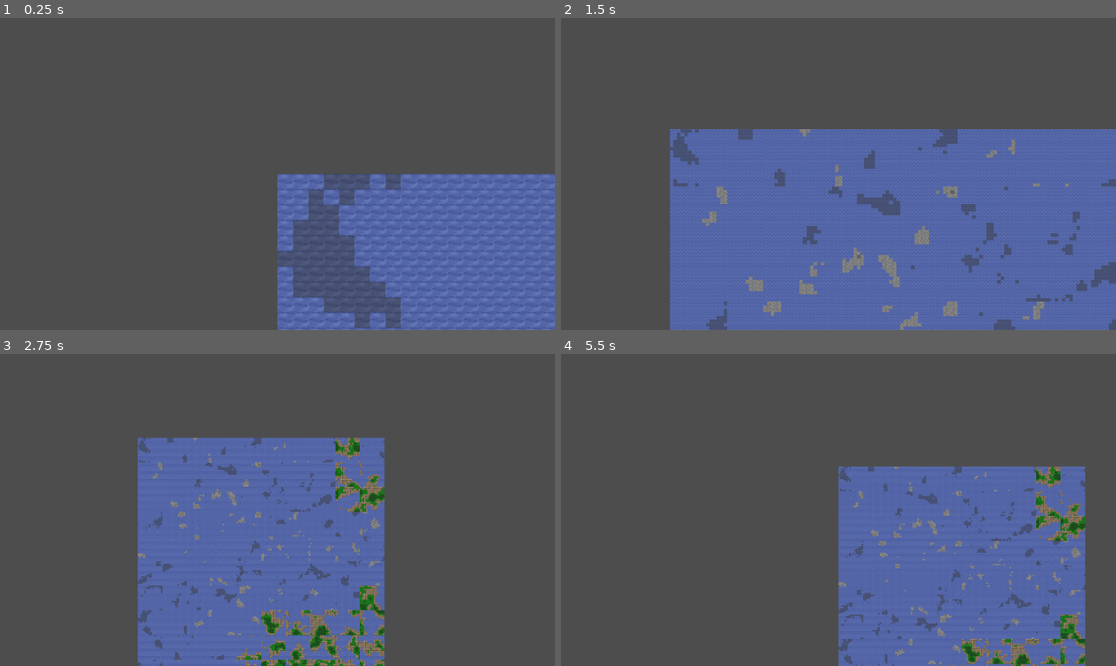
Above: before the commit, frames 1-4 (two rows, left to right).
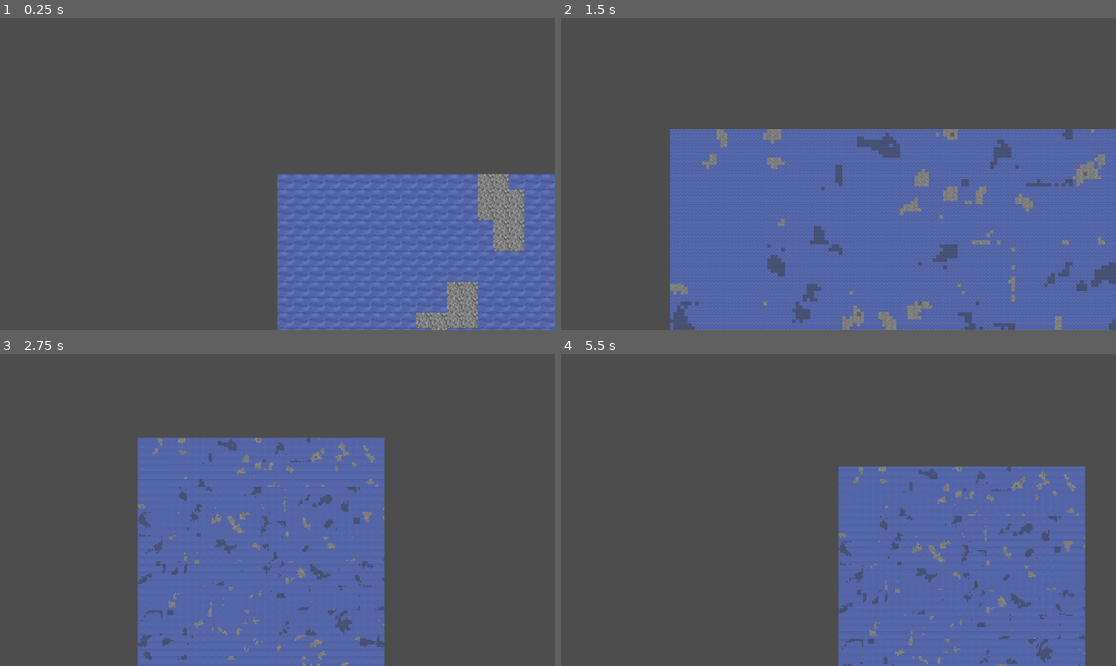
Above: after the commit, the same moments.

Repository: KN-Neuron/Neurogaming-wdrozenie-2026
Game: Godot game, scene res://World/Terrain/TerrainGenerator.tscn
Two runs of this game, one before a commit and one after it. Both use one fixed random seed, a clock stepped at 60 frames per second and the inputs below. The project has no main scene, so this scene is started directly.
Inputs:
- Up to frame 1 (0.25 s): no input
- Up to frame 2 (1.5 s): tap Enter at 0.5 s; hold Right (ui_right) 0.53-1.28 s; hold E 0.53-1.28 s; hold Down (ui_down) from 1.28 s (still down); tap Q at 1.35 s
- Up to frame 3 (2.75 s): release Down (ui_down) at 2.03 s; hold Right (ui_right) from 2.03 s (still down); hold E from 2.03 s (still down)
- Up to frame 4 (5.5 s): release Right (ui_right) at 2.78 s; release E at 2.78 s; hold Up (ui_up) 2.78-3.53 s; tap Q at 2.85, 4.35 s; hold E 3.53-4.28 s; hold Left (ui_left) 3.53-5.03 s; hold Down (ui_down) from 5.03 s (still down); hold E from 5.03 s (still down)

The runs differ from the first frame. In frame 1, 8.0% of the frame differs, in the area x 49-95%, y 49-100%; in frame 2, 7.5%; in frame 3, 7.0%; in frame 4, 5.5%.

Commit message:
Refactor terrain generation logic to improve noise handling and add rock chunk scene support

Diff:
--- a/neuroship/World/Terrain/terrain_generator.gd
+++ b/neuroship/World/Terrain/terrain_generator.gd
@@ -2,20 +2,20 @@
 
 @export var chunk_size_pixels: Vector2 = Vector2(512, 512)
 
-# number of chunks in x and y direction
 @export var grid_width: int = 10
 @export var grid_height: int = 10
 
 @export var chunk_sea_scenes: Array[PackedScene] = []
 @export var chunk_island_scenes: Array[PackedScene] = []
+@export var chunk_rock_scenes: Array[PackedScene] = []
 
-@export var _noise: FastNoiseLite
+var _noise: FastNoiseLite
 
 func _ready() -> void:
 	_noise = FastNoiseLite.new()
 	_noise.seed = randi()
 	_noise.noise_type = FastNoiseLite.TYPE_SIMPLEX
-	_noise.frequency = 0.1
+	_noise.frequency = 0.05
 
 	generate_chunk_map()
 
@@ -23,16 +23,32 @@
 	if chunk_sea_scenes.is_empty():
 		printerr("No sea chunk scenes provided. Cannot generate terrain.")
 		return
+	if chunk_island_scenes.is_empty():
+		printerr("No island chunk scenes provided. ")
+	if chunk_rock_scenes.is_empty():
+		printerr("No rock chunk scenes provided. ")
 
 	for x in range(grid_width):
 		for y in range(grid_height):
-			var noise_value: float = _noise.get_noise_2d(x, y) # [-1, 1]
+			var center_tile_x = (x * 16) + 8
+			var center_tile_y = (y * 16) + 8
+			var macro_noise: float = _noise.get_noise_2d(center_tile_x, center_tile_y)
+
 			var chunk_instance: Node2D
 
-			if noise_value < 0.3:
-				chunk_instance = chunk_sea_scenes[randi() % chunk_sea_scenes.size()].instantiate() as Node2D
+			if macro_noise < 0.0:
+				chunk_instance = chunk_sea_scenes.pick_random().instantiate() as Node2D
 			else:
-				chunk_instance = chunk_island_scenes[randi() % chunk_island_scenes.size()].instantiate() as Node2D
+				if macro_noise < 0.0 and not chunk_island_scenes.is_empty():
+					chunk_instance = chunk_island_scenes.pick_random().instantiate() as Node2D
+				elif not chunk_rock_scenes.is_empty():
+					chunk_instance = chunk_rock_scenes.pick_random().instantiate() as Node2D
+				else:
+					chunk_instance = chunk_sea_scenes.pick_random().instantiate() as Node2D
 
 			chunk_instance.position = Vector2(x, y) * chunk_size_pixels
+
+			if chunk_instance.has_method("generate_terrain_from_noise"):
+				chunk_instance.generate_terrain_from_noise(_noise, Vector2i(x, y))
+
 			add_child(chunk_instance)
